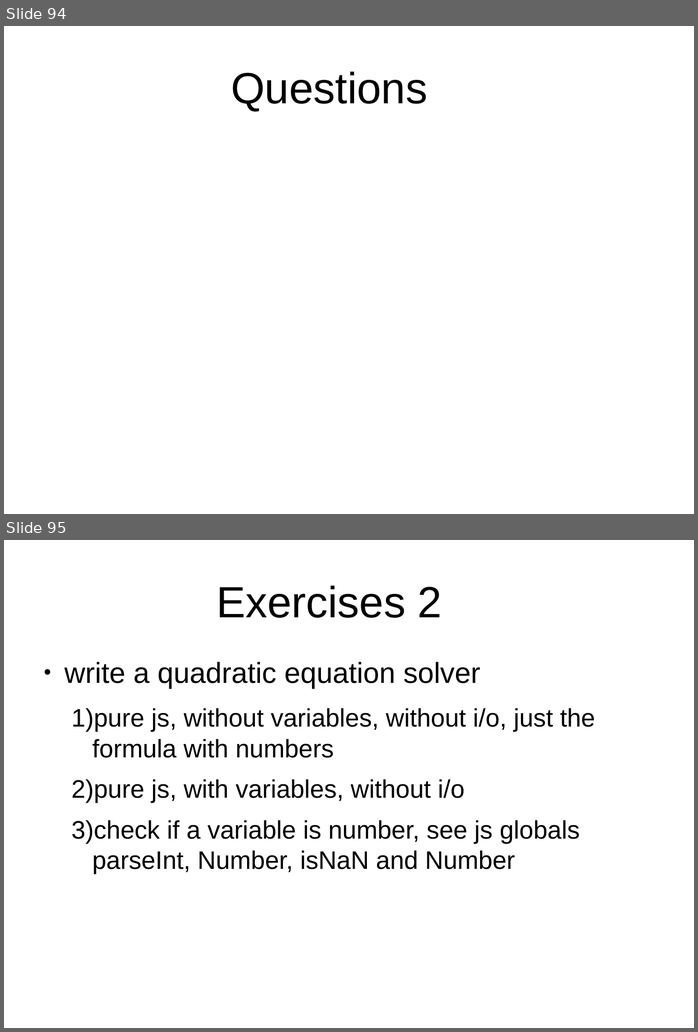
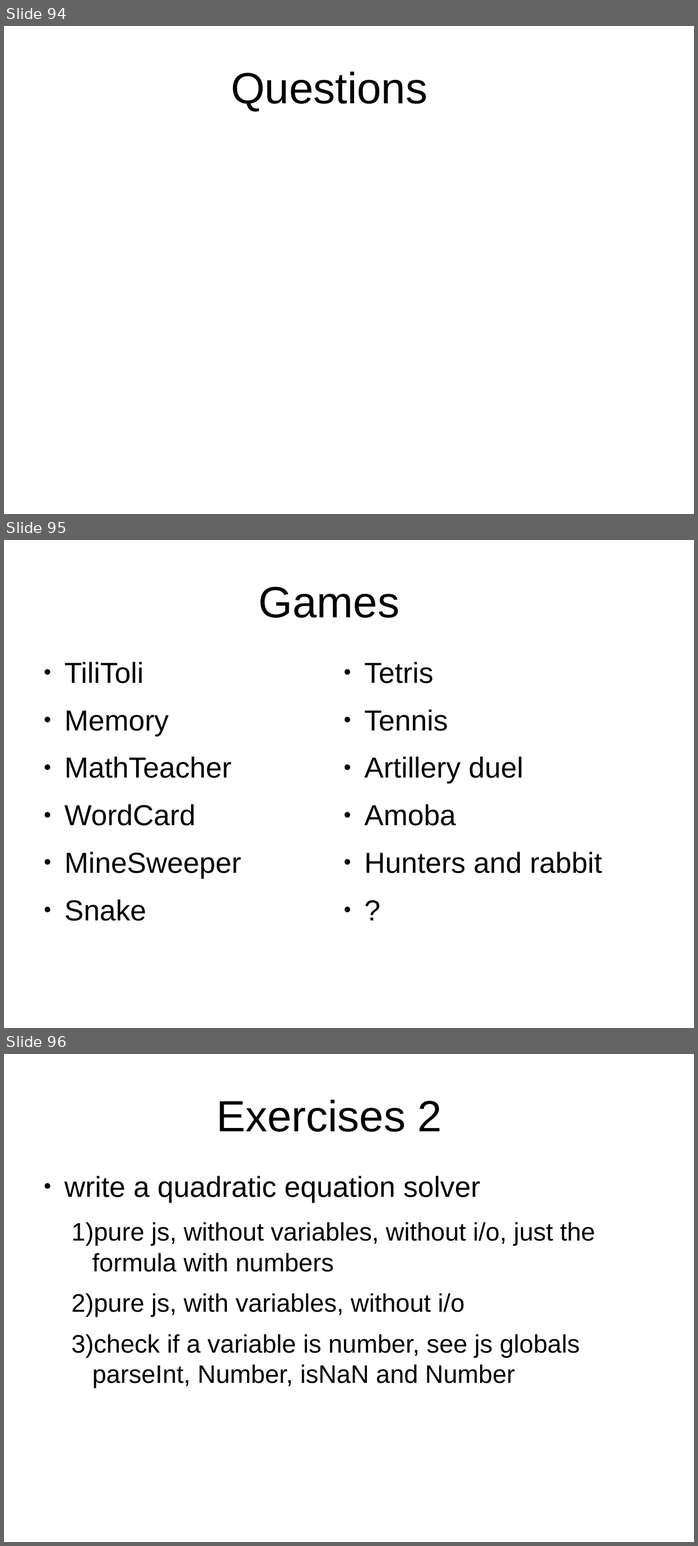
Before and after one commit to peterborkuti/other, a slide deck: JavaScriptBasics/jsbasics-slide.odp. Shown one above the other, each under a label of ours: slides 94 and 95 before the commit, slides 94, 95 and 96 after it. The pictures are 698x1032 and 698x1546 pixels, drawn with LibreOffice and Linux fonts; fonts in the diff are those of the drawing; background and template pictures are left out. Boxes give left, top, right and bottom in pixels: in the first picture for what was removed or moved away, otherwise in the second. Text is boxed around its words. In the diff, an @@ line names an element or a change of style, - is before the commit and + after.

Commit message:
finished 1.1

```diff
--- a/JavaScriptBasics/jsbasics-slide.odp
+++ b/JavaScriptBasics/jsbasics-slide.odp
@@ slide 95 added at (x1=4, y1=540, x2=694, y2=1028), background #FFFFFF @@
@@ title added at (x1=259, y1=586, x2=399, y2=618), 53.3 pt, text #000000 @@
+Games
@@ text added at (x1=64, y1=662, x2=241, y2=921), 35.3 pt, text #000000 @@
+● TiliToli
+● Memory
+● MathTeacher
+● WordCard
+● MineSweeper
+● Snake
@@ text added at (x1=364, y1=662, x2=602, y2=873), 35.3 pt, text #000000 @@
+● Tetris
+● Tennis
+● Artillery duel
+● Amoba
+● Hunters and rabbit
+● ?
@@ what was slide 95 is now slide 96 @@
```
